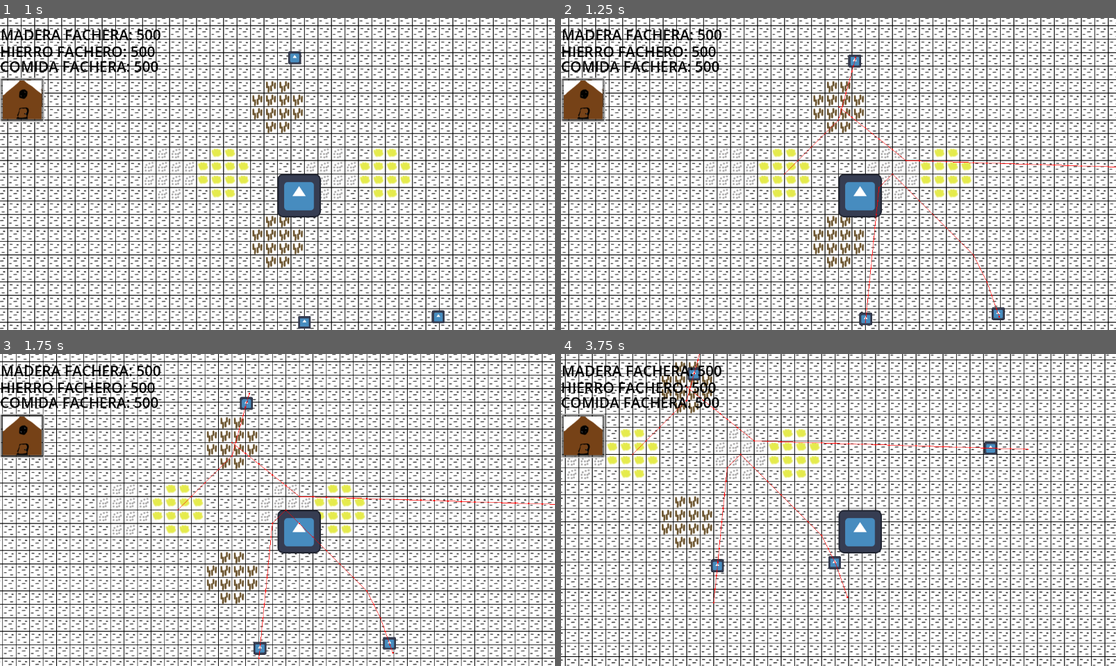
Above: before the commit, frames 1-4 (two rows, left to right).
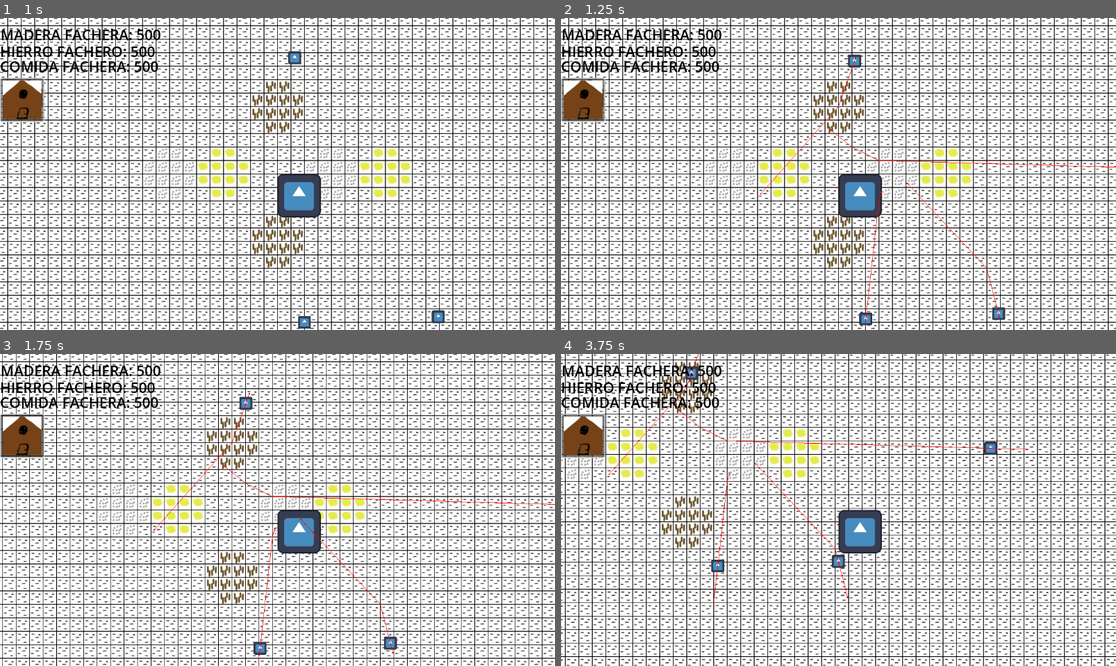
Above: after the commit, the same moments.

Repository: QuaaDev/Juego-Proyecto
Game: Godot game, scene res://Scene/Nucleo.tscn
Two runs of this game, one before a commit and one after it. Both use one fixed random seed, a clock stepped at 60 frames per second and the inputs below. The engine's default icon, where the game draws it, is replaced by a stand-in: a white triangle on a blue panel in a dark square.
Inputs (mouse positions are in pixels of both pictures, inside the frame that each line leads up to):
- Up to frame 1 (1 s): click (22, 99) at 0.5 s
- Up to frame 2 (1.25 s): no input
- Up to frame 3 (1.75 s): move the mouse to (438, 650) at 1.27 s; hold Right (ui_right) from 1.28 s (still down); hold Right mouse button (ClickDer) from 1.28 s (still down)
- Up to frame 4 (3.75 s): move the mouse to (1093, 503) at 2.02 s; release Right (ui_right) at 2.03 s; release Right mouse button (ClickDer) at 2.03 s; hold Down (ui_down) 2.03-2.78 s; click (1093, 503) at 2.1 s; move the mouse to (794, 563) at 2.77 s; hold Right (ui_right) 2.78-3.53 s; hold Right mouse button (ClickDer) 2.78-3.53 s; move the mouse to (810, 572) at 3.52 s; hold Up (ui_up) from 3.53 s (still down); click (810, 572) at 3.6 s

Frame 1 is identical in both runs. In frame 2, 0.7% of the frame differs, in the area x 35-99%, y 11-98%; in frame 3, 0.8%; in frame 4, 0.9%, in the area x 8-82%, y 0-79%.

Commit message:
Solucion de bugs PathFinding
Ahora cuando un recurso se agota antes de que llegue a dicho recurso, es capaz de buscar uno nuevo. Se agrego el detalle de que paseen sobre el recurso asignado para que tengan algo de vida.

Diff:
--- a/TodoJunto/Scene/aldeano.tscn
+++ b/TodoJunto/Scene/aldeano.tscn
@@ -30,7 +30,6 @@
 
 [node name="TimerNavegacion" type="Timer" parent="."]
 wait_time = 2.0
-one_shot = true
 autostart = true
 
 [connection signal="timeout" from="Timer" to="." method="_on_timer_timeout"]
--- a/TodoJunto/Script/IA_aldeano.gd
+++ b/TodoJunto/Script/IA_aldeano.gd
@@ -5,6 +5,7 @@
 #-------------Navegation Path----------------
 @onready var navegacion = $NavigationAgent2D
 var desactivar_navegacion = true
+@onready var timer_navegacion = $TimerNavegacion
 #-------------Navegation Path----------------
 #Aca se registra en que casa vive el aldeano
 var casa_asignada
@@ -51,7 +52,8 @@
 		#Activa el movimiento
 		#El aldeano ira AL CENTRO del recurso, hay que arreglar esto mas adelante para que solo sea necesario el borde
 		#Pone de target las coordenadas del recurso
-		navegacion.target_position = recurso_mas_cercano
+		#Se le envia las coordenadas mas cercanas a la funcion para obtener un punto aleatorio
+		navegacion.target_position = obtener_posicion_aleatoria_del_recurso(recurso_mas_cercano, 80) #<-- hay que mejorar el parametro de radio mas adelante, actualmente es fijo en 80
 		#Activa el movimiento
 		desactivar_navegacion = false
 	else:
@@ -60,8 +62,8 @@
 		#print("No quedan recursos de X tipo")
 	#resultado_distancia.clear()
 func _process(_delta):
-	#Si el movimiento esta activado, lo ejecuta
-	if !desactivar_navegacion:
+	#(Si la navegacion esta activada) y (Si la distancia entre el final del camino es menor a 10 pixeles) ejecuta el movimiento
+	if !desactivar_navegacion:#<--- esto se podria optimizar haciendo que se ejecute cada X segundos, en vez de cada frame
 		#Obtiene la direccion del proximo nodo que debe alcanzar
 		var dir = to_local(navegacion.get_next_path_position()).normalized()
 		#Aplica velocidad segun la direccion
@@ -70,20 +72,31 @@
 	pass
 #Cuando entra a la zona de recursos, frena el movimiento automaticamente
 #Esta señal la envia la zona de recursos al detectar el body
-func estoy_dentro_de_la_zona():
-	desactivar_navegacion = true
+func estoy_dentro_de_la_zona(): #Esta funcion quedo obsoleta, actualmente no tiene utilidad.
+	#desactivar_navegacion = true
+	pass
 
 #Se resetea el timer para ejecutar el codigo de buscar recursos esperando a que el antiguo desaparezca
 func recurso_local_agotado():
 	timer.start()
-
+func obtener_posicion_aleatoria_del_recurso(coordenadas, radio):
+	#Devuelve una coordenada entre dos limites en el eje X y dos del eje Y, por lo tanto entregara una coordenada aleatoria del area entregada
+	return Vector2(randi_range(coordenadas.x+radio, coordenadas.x-radio),randi_range(coordenadas.y+radio, coordenadas.y-radio))
+	#El radio es 80
 func _ready():
 	#Conecta la señal de mouse a las funciones
-	yo_mismo.mouse_entered.connect(yo_mismo.el_mouse_entro)
-	yo_mismo.mouse_exited.connect(yo_mismo.el_mouse_salio)
+	yo_mismo.mouse_entered.connect(self.el_mouse_entro)
+	yo_mismo.mouse_exited.connect(self.el_mouse_salio)
+	timer_navegacion.timeout.connect(self.comprobar_objetivo_final_recorrido)
 #---------------------Señales del mouse-------------------
 func el_mouse_entro():
 	escena_principal.mouse_entra_al_aldeano(yo_mismo)
 func el_mouse_salio():
 	escena_principal.mouse_sale_del_aldeano()
 #---------------------Señales del mouse-------------------
+func comprobar_objetivo_final_recorrido():
+	#cada timeout comprueba si estan cerca del nodo objetivo, si es asi se actualiza el objetivo
+	#Esto hace que caminen sin parar sobre su nodo y evita el error de no actualizarse cuando el recurso se agota
+	if navegacion.distance_to_target() < 10:
+		desactivar_navegacion = true
+		buscar_recurso_cercano()
